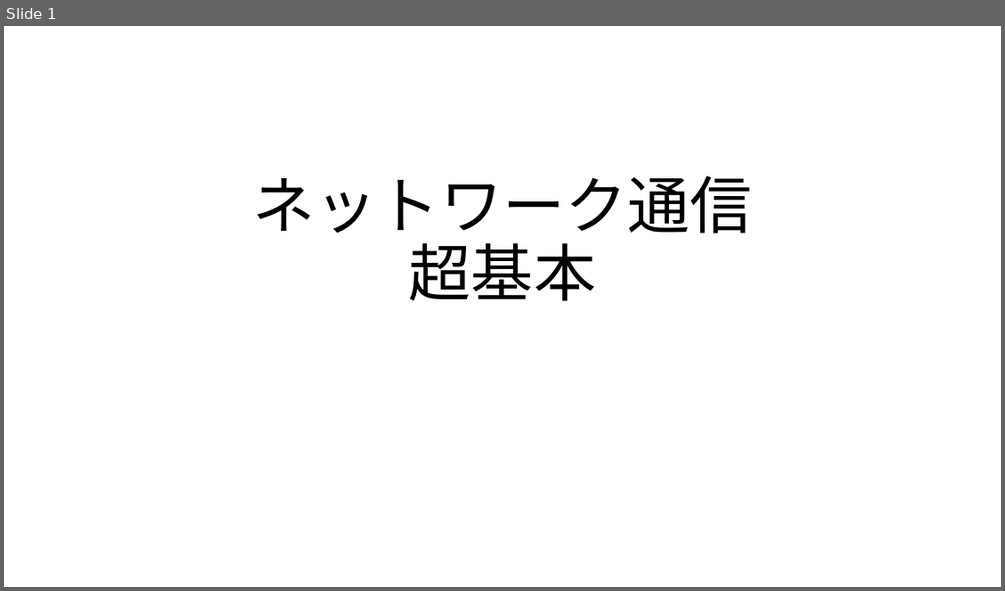
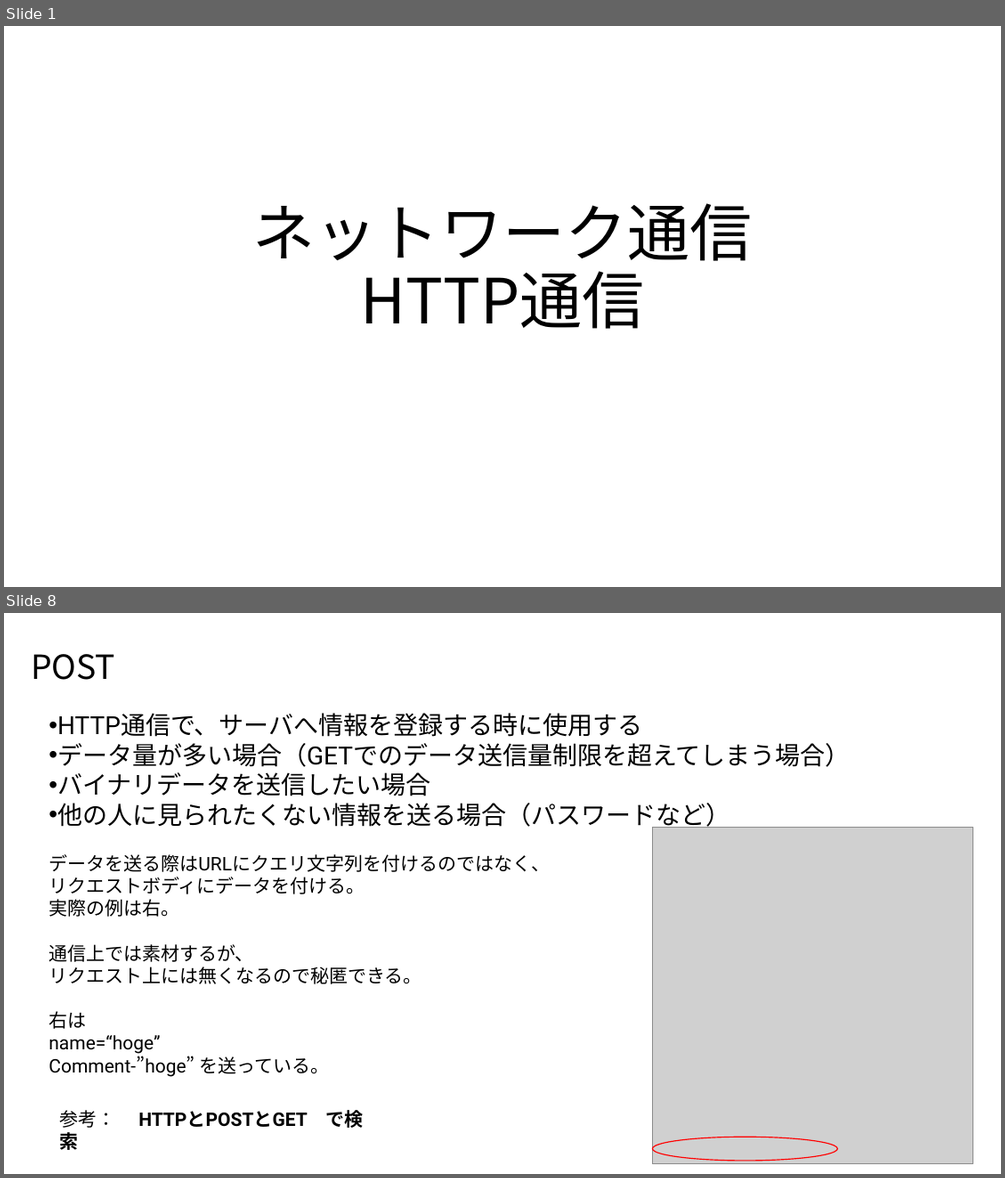
Before and after one commit to MahiroCreative/GameEngineFor2022, a slide deck: 2.SecondSemester/1.ネットワーク通信_Http通信.pptx. Shown one above the other, each under a label of ours: slide 1 before the commit, slides 1 and 8 after it; the slides between them are not shown. The pictures are 1005x591 and 1005x1178 pixels, drawn with LibreOffice and Linux fonts; fonts in the diff are those of the drawing; grey boxes stand for pictures. Boxes give left, top, right and bottom in pixels: in the first picture for what was removed or moved away, otherwise in the second. Text is boxed around its words. In the diff, an @@ line names an element or a change of style, - is before the commit and + after.

```diff
--- a/2.SecondSemester/1.ネットワーク通信_Http通信.pptx
+++ b/2.SecondSemester/1.ネットワーク通信_Http通信.pptx
@@ slide 8 added at (x1=4, y1=613, x2=1001, y2=1174), background #FFFFFF @@
@@ title added at (x1=31, y1=654, x2=115, y2=680), 32 pt, text #000000 @@
+POST
@@ text added at (x1=48, y1=713, x2=850, y2=1077), 18 pt, text #000000 @@
+• HTTP通信で、サーバへ情報を登録する時に使用する
+• データ量が多い場合（GETでのデータ送信量制限を超えてしまう場合）
+• バイナリデータを送信したい場合
+• 他の人に見られたくない情報を送る場合（パスワードなど）
+データを送る際はURLにクエリ文字列を付けるのではなく、
+リクエストボディにデータを付ける。
+実際の例は右。
+通信上では素材するが、
+リクエスト上には無くなるので秘匿できる。
+右は
+name=“hoge”
+Comment-”hoge” を送っている。
@@ picture added at (x1=652, y1=827, x2=973, y2=1163) @@
@@ text added at (x1=60, y1=1110, x2=364, y2=1127), 18 pt, text #000000, bold @@
+参考： HTTPとPOSTとGET で検索
@@ ellipse added at (x1=652, y1=1136, x2=838, y2=1160), outline #FF0000 1 pt @@
@@ slide 1 changed as well @@
@@ title at (x1=253, y1=203, x2=752, y2=329): text changed @@
-ネットワーク通信
-超基本
+ネットワーク通信
+HTTP通信
```
Also in this commit, not shown: 7 other slides added, 18 other files.
